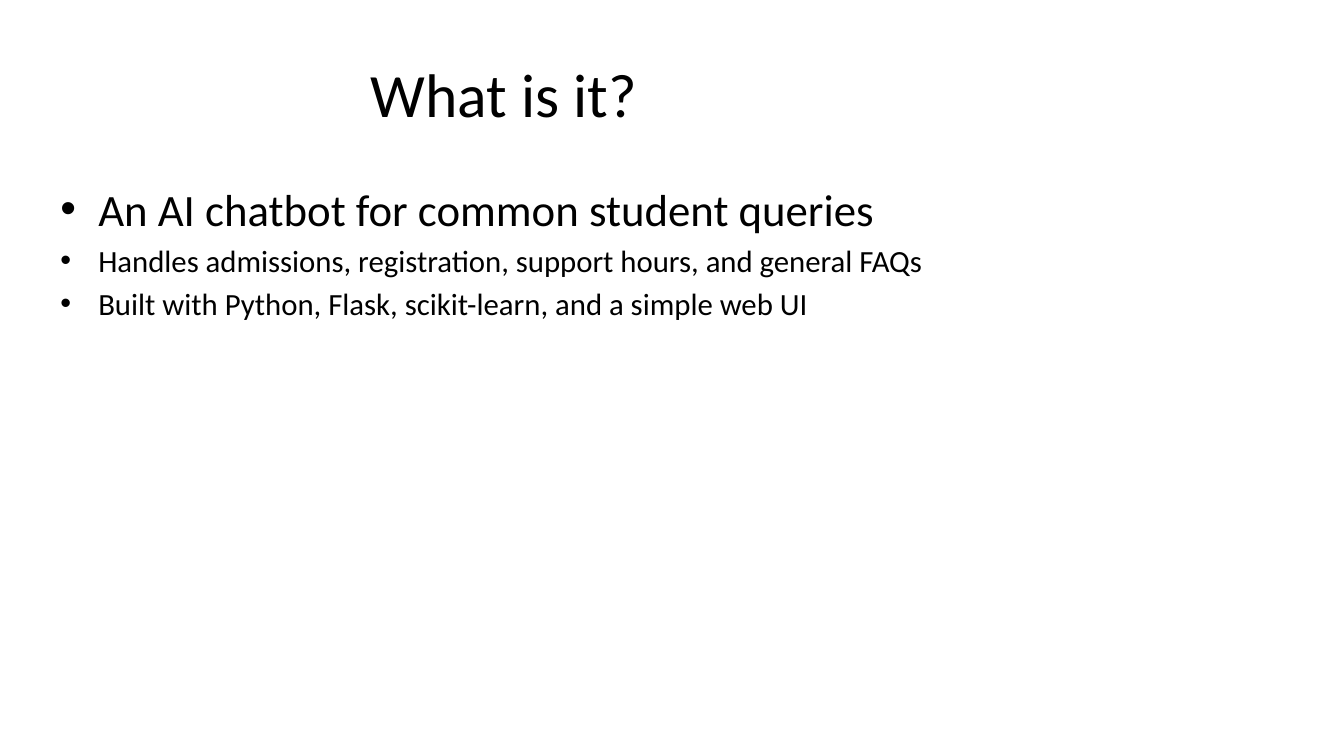
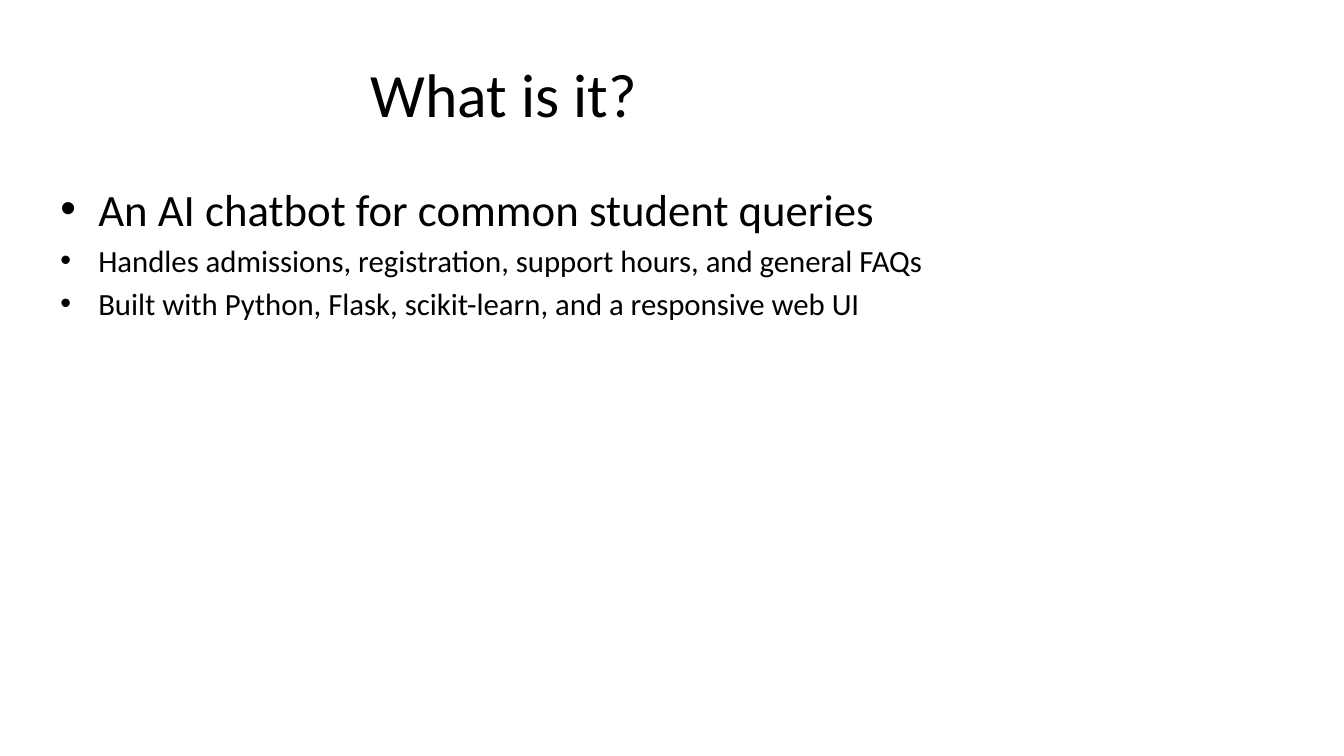
Before and after one commit to dvrajgit/dev-student-support-service-chatbot, a slide deck: slide 2 of PROJECT_PRESENTATION.pptx. Drawn at 1344x756 pixels with LibreOffice and Linux fonts; fonts in the diff are those of the drawing. Boxes give left, top, right and bottom in pixels: in the first picture for what was removed or moved away, otherwise in the second. Text is boxed around its words. In the diff, an @@ line names an element or a change of style, - is before the commit and + after.

```diff
--- a/PROJECT_PRESENTATION.pptx
+++ b/PROJECT_PRESENTATION.pptx
@@ text at (98,293,859,320): text changed @@
-• Built with Python, Flask, scikit-learn, and a simple web UI
+• Built with Python, Flask, scikit-learn, and a responsive web UI
```
Also in this commit, not shown: 4 other slides changed, 2 slides added, 3 slides removed.
